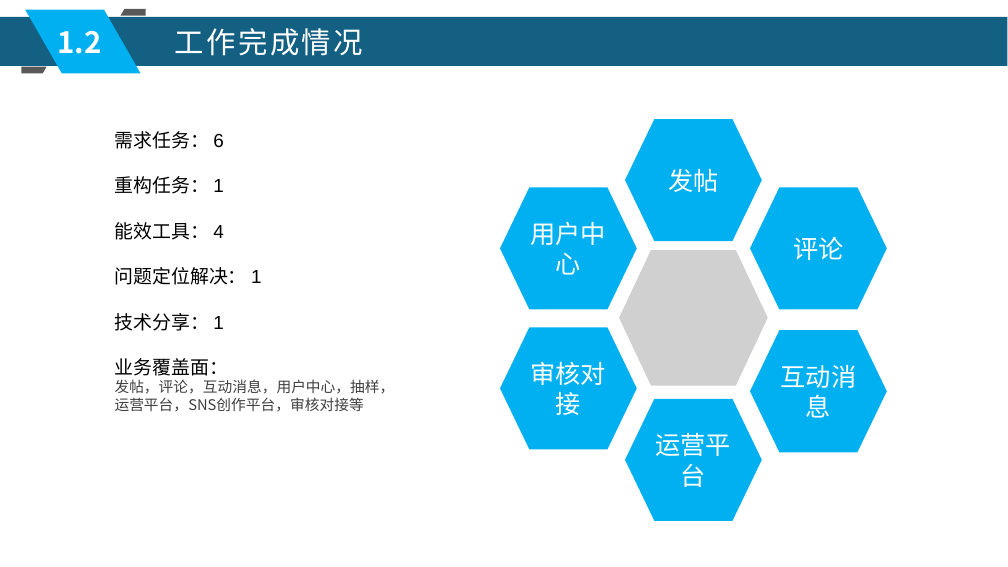
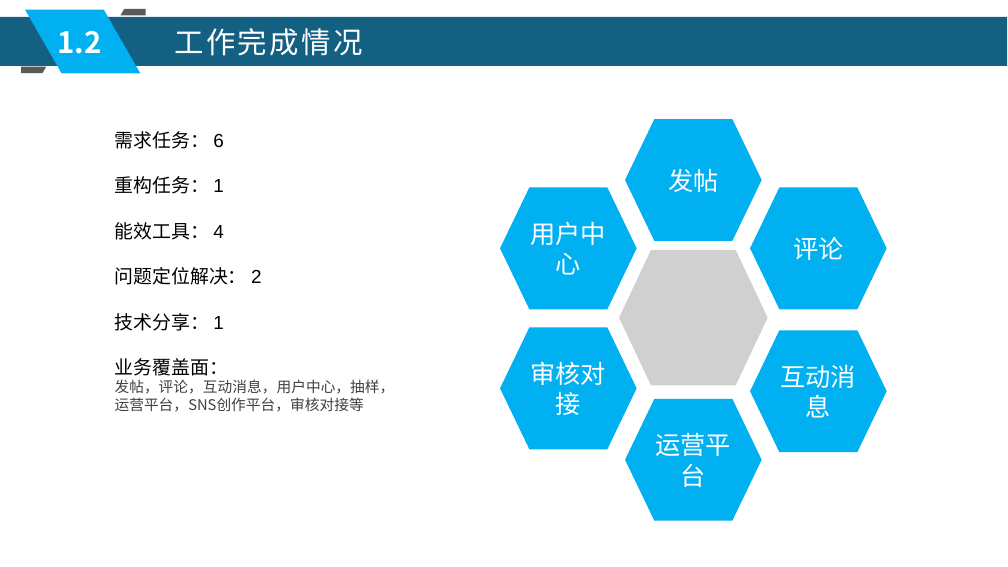
Before and after one commit to xljnc/husky-starter, a slide deck: slide 5 of doc/zzdb.pptx. Drawn at 1008x567 pixels with LibreOffice and Linux fonts; fonts in the diff are those of the drawing; grey boxes stand for pictures. Boxes give left, top, right and bottom in pixels: in the first picture for what was removed or moved away, otherwise in the second. Text is boxed around its words. In the diff, an @@ line names an element or a change of style, - is before the commit and + after.

```diff
--- a/doc/zzdb.pptx
+++ b/doc/zzdb.pptx
@@ text at (x1=115, y1=267, x2=262, y2=285): text changed @@
-问题定位解决： 1
+问题定位解决： 2
```
Also in this commit, not shown: 14 other slides changed, 1 slide added.
